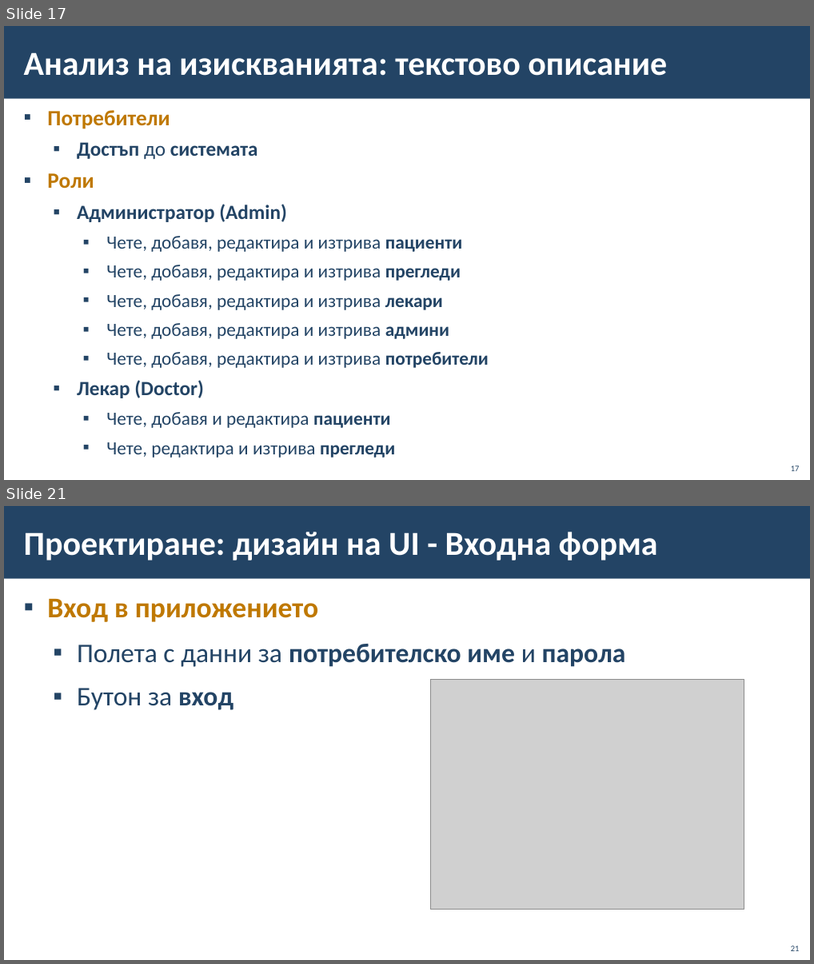
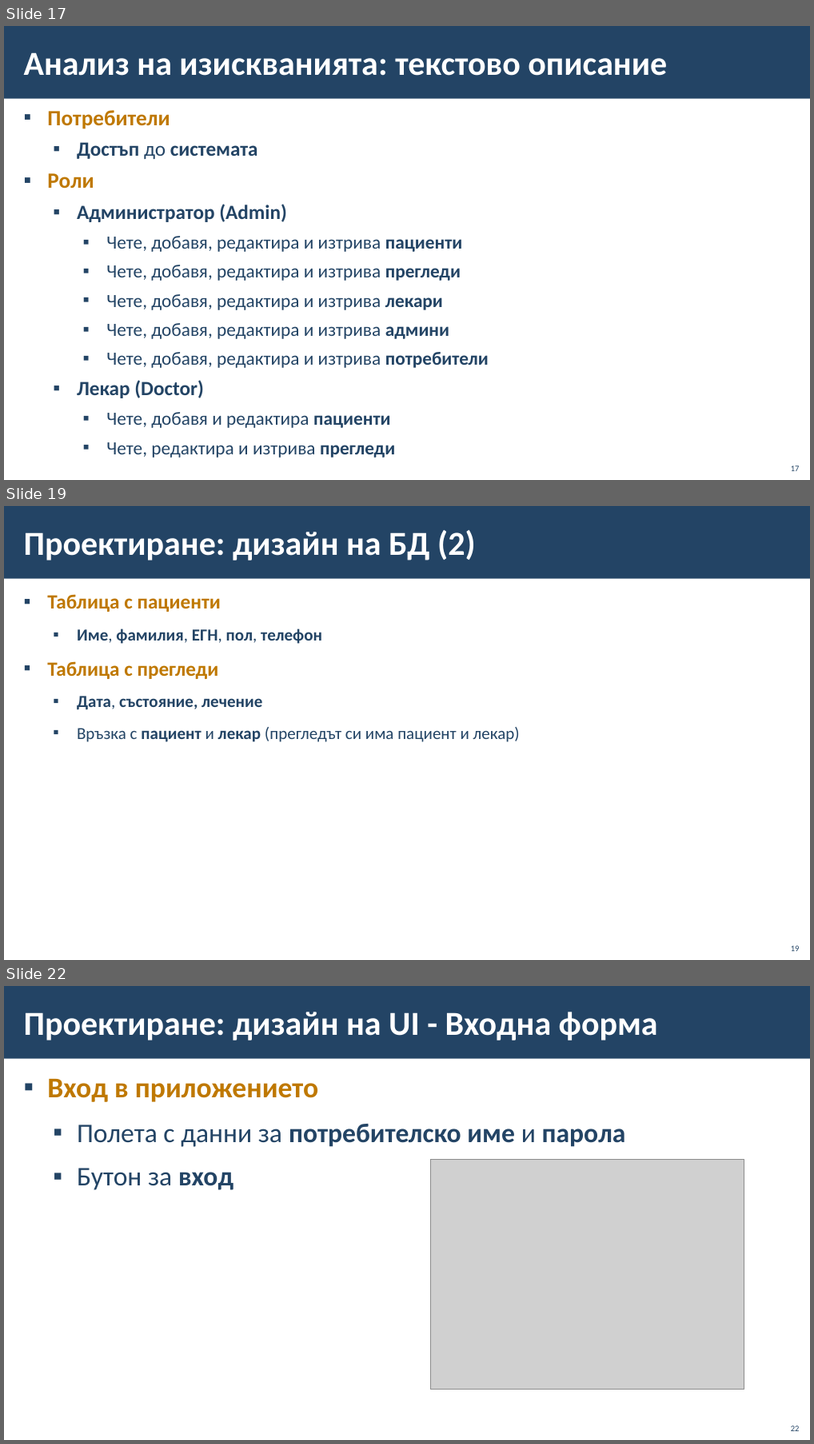
Before and after one commit to BG-IT-Edu/School-Programming, a slide deck: Courses/Software-Sciences/Module-4-Information-Systems-New/09-Lifecycle-of-Information-System/09-Lifecycle-of-Information-System.pptx. Shown one above the other, each under a label of ours: slides 17 and 21 before the commit, slides 17, 19 and 22 after it; the slides between them are not shown. The pictures are 814x964 and 814x1444 pixels, drawn with LibreOffice and Linux fonts; fonts in the diff are those of the drawing; grey boxes stand for pictures; background and template pictures are left out. Boxes give left, top, right and bottom in pixels: in the first picture for what was removed or moved away, otherwise in the second. Text is boxed around its words. In the diff, an @@ line names an element or a change of style, - is before the commit and + after.

```diff
--- a/Courses/Software-Sciences/Module-4-Information-Systems-New/09-Lifecycle-of-Information-System/09-Lifecycle-of-Information-System.pptx
+++ b/Courses/Software-Sciences/Module-4-Information-Systems-New/09-Lifecycle-of-Information-System/09-Lifecycle-of-Information-System.pptx
@@ slide 19 added at (4,506,810,960), background #FFFFFF; not listed: 1 template element that a slide beside it also shows @@
@@ title added at (24,530,475,560), 40 pt, text #FFFFFF, bold @@
+Проектиране: дизайн на БД (2)
@@ text added at (47,594,520,742), 20 pt, text #234465, bold @@
+▪ Таблица с пациенти
+  ▪ Име, фамилия, ЕГН, пол, телефон
+▪ Таблица с прегледи
+  ▪ Дата, състояние, лечение
+  ▪ Връзка с пациент и лекар (прегледът си има пациент и лекар)
@@ page number added at (791,945,800,951), 10 pt, text #234465 @@
+19
@@ what was slide 21 is now slide 22 @@
@@ page number at (791,1425,800,1431): text changed @@
-21
+22
```
Also in this commit, not shown: 3 slides changed.
